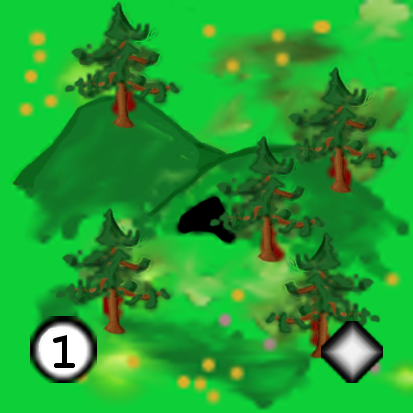
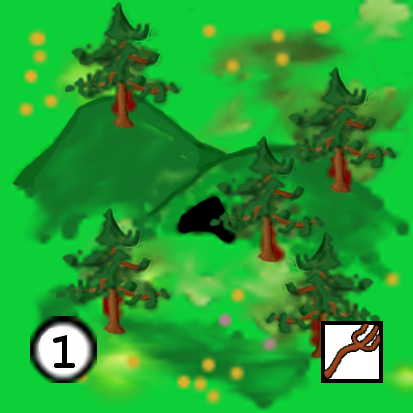
Two versions of the same layered image (w=413, h=413). Layer-by-layer changes:
added layer "Icono T1 Leva.png" above "Icono Guardian.png" over box(321, 321, 383, 383)
hid "Icono Guardian.png" over box(321, 321, 383, 383)
